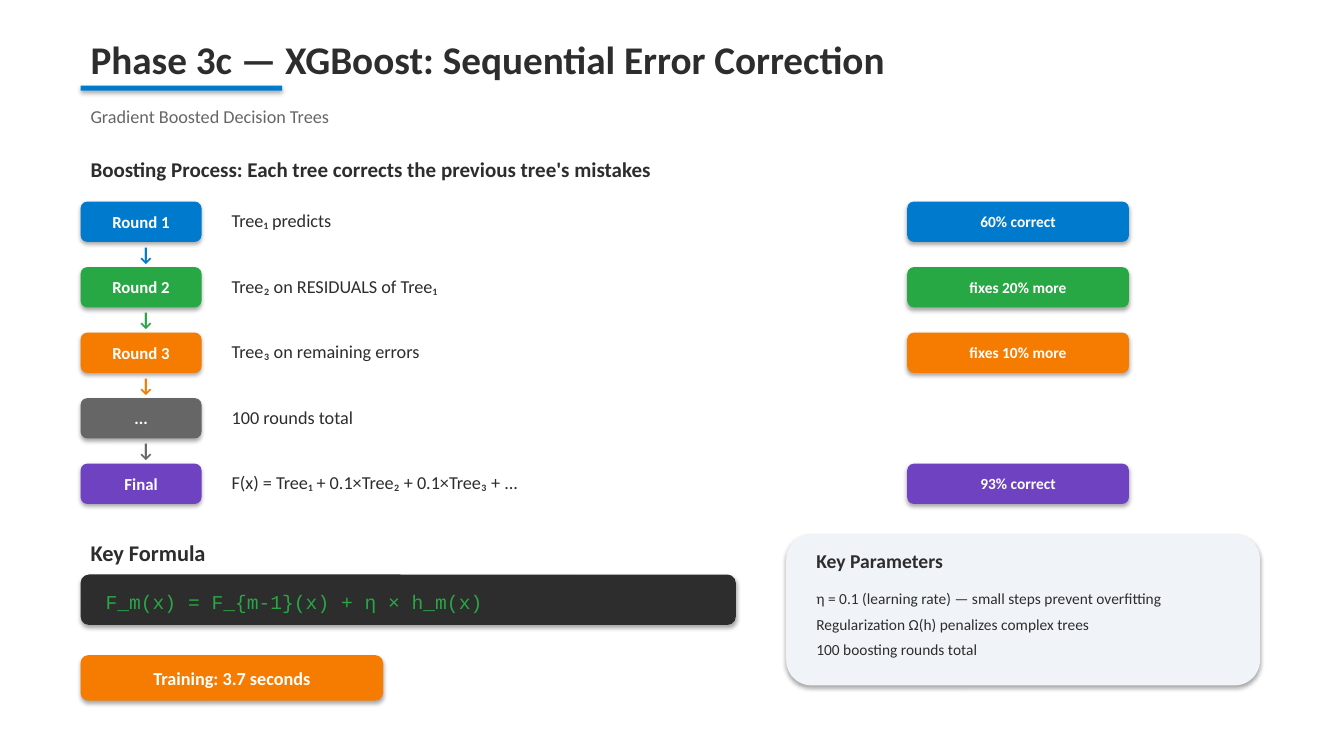
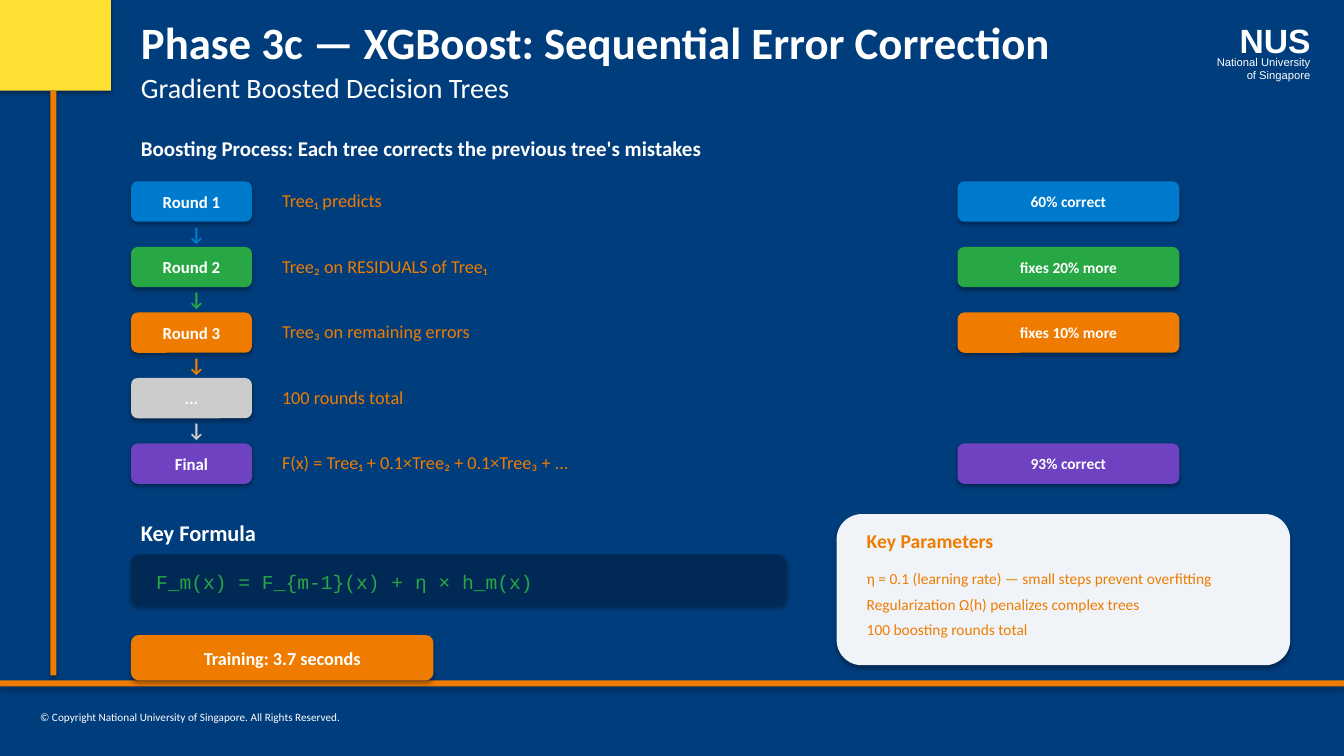
Before and after one commit to laxmi1707/PatternRecognSystem-Video2Text, a slide deck: slide 7 of presentation/Video2Knowledge_Training.pptx. Drawn at 1344x756 pixels with LibreOffice and Linux fonts; fonts in the diff are those of the drawing. Boxes give left, top, right and bottom in pixels: in the first picture for what was removed or moved away, otherwise in the second. Text is boxed around its words. In the diff, an @@ line names an element or a change of style, - is before the commit and + after.

Commit message:
feat: apply NUS ISS PowerPoint template to all presentations
- Add shared nus_iss_template.py with NUS official colors, slide layouts
- Update all 12 create_*.py scripts to use NUS ISS branding
- Navy blue background, orange text, sidebar decoration, NUS logo, footer

```diff
--- a/presentation/Video2Knowledge_Training.pptx
+++ b/presentation/Video2Knowledge_Training.pptx
@@ background #FFFFFF to #003D7C @@
@@ rectangle added at [0,0,111,91], fill #FFE033 @@
@@ text "Phase 3c — XGBoost: Sequential ...": place and size @@
-text "Phase 3c — XGBoost: Sequential ..." at [91,46,884,80]
+text "Phase 3c — XGBoost: Sequential ..." at [141,27,1050,66]
@@ text "Phase 3c — XGBoost: Sequential ..." at [141,27,1050,66]: size 28 to 32 pt, text colour #2D2D2D to #FFFFFF @@
@@ text added at [1240,29,1311,60], 24 pt, text #FFFFFF, bold @@
+NUS
@@ text added at [1217,58,1310,82], 8 pt, text #FFFFFF @@
+National University
+of Singapore
@@ rectangle removed at [81,86,282,91] @@
@@ text "Gradient Boosted Decision Trees": place and size @@
-text "Gradient Boosted Decision Trees" at [91,110,329,123]
+text "Gradient Boosted Decision Trees" at [141,78,509,99]
@@ text "Gradient Boosted Decision Trees" at [141,78,509,99]: size 13 to 20 pt, text colour #666666 to #FFFFFF @@
@@ rectangle added at [50,91,56,676], fill #EF7C00 @@
@@ text "Boosting Process: Each tree corrects ..." at [141,141,701,160]: text colour #2D2D2D to #FFFFFF @@
@@ text "↓" at [171,348,222,378]: text colour #F57C00 to #EF7C00 @@
@@ rounded rectangle "..." at [131,378,252,418]: fill #666666 to #CCCCCC @@
@@ text "↓" at [171,413,222,444]: text colour #666666 to #CCCCCC @@
@@ text "Key Formula" at [141,525,256,545]: text colour #2D2D2D to #FFFFFF @@
@@ rounded rectangle: place and size @@
-rounded rectangle at [786,534,1260,686]
+rounded rectangle at [837,514,1291,665]
@@ text colour #2D2D2D to #EF7C00 in 7 elements at [867,573,1212,638], [282,194,381,210], [282,260,487,275], [282,325,470,341], [282,456,537,472], [282,391,403,404], [867,535,994,551] @@
@@ text "Key Parameters": place and size @@
-text "Key Parameters" at [816,555,943,571]
+text "Key Parameters" at [867,535,994,551]
@@ 12 texts, 11 rounded rectangles: place and size @@
-12 texts, 11 rounded rectangles at [81,162,1129,701]
+12 texts, 11 rounded rectangles at [131,141,1180,681]
@@ rounded rectangle at [131,555,786,605]: fill #2D2D2D to #002A55 @@
@@ text "η = 0.1 (learning rate) ...": place and size @@
-text "η = 0.1 (learning rate) ..." at [816,593,1161,658]
+text "η = 0.1 (learning rate) ..." at [867,573,1212,638]
@@ fill #F57C00 to #EF7C00 in 3 elements at [131,313,252,353], [958,313,1180,353], [131,635,434,681] @@
@@ rectangle added at [0,681,1344,687], fill #EF7C00 @@
@@ text added at [52,713,340,723], 8 pt, text #FFFFFF @@
+© Copyright National University of Singapore. All Rights Reserved.
```
Also in this commit, not shown: 13 other slides changed, 24 other files.
